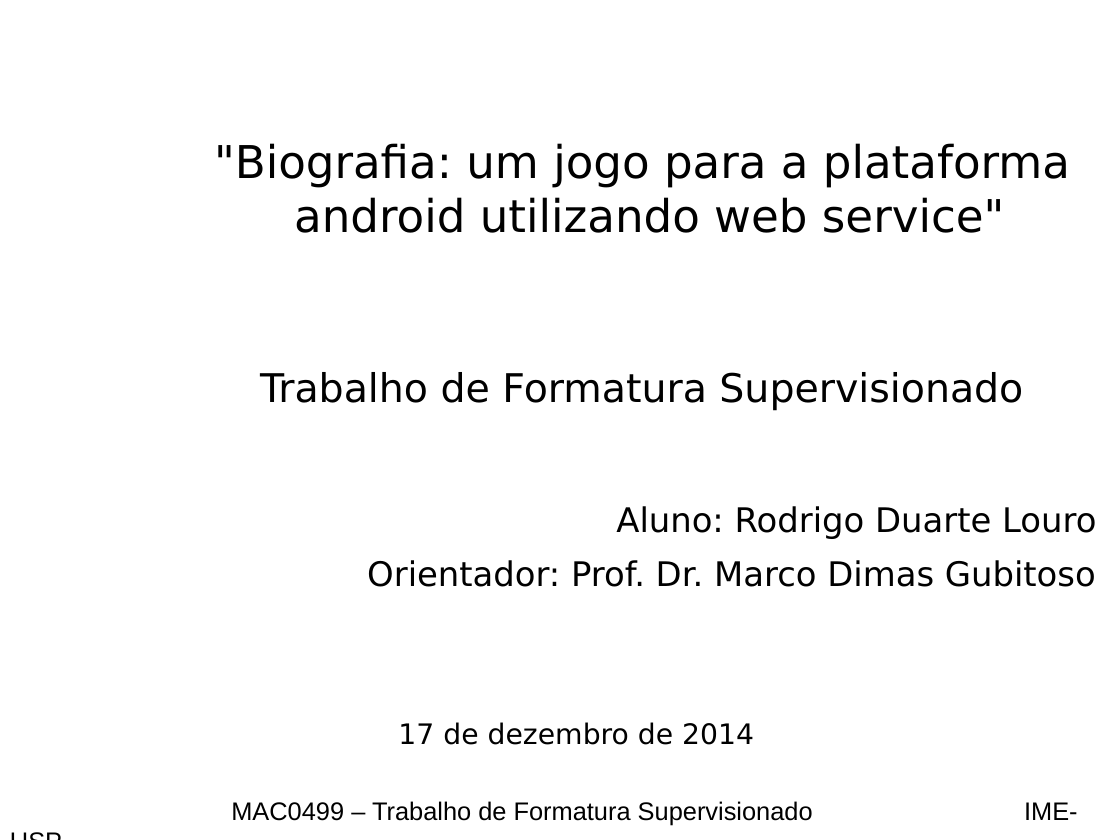
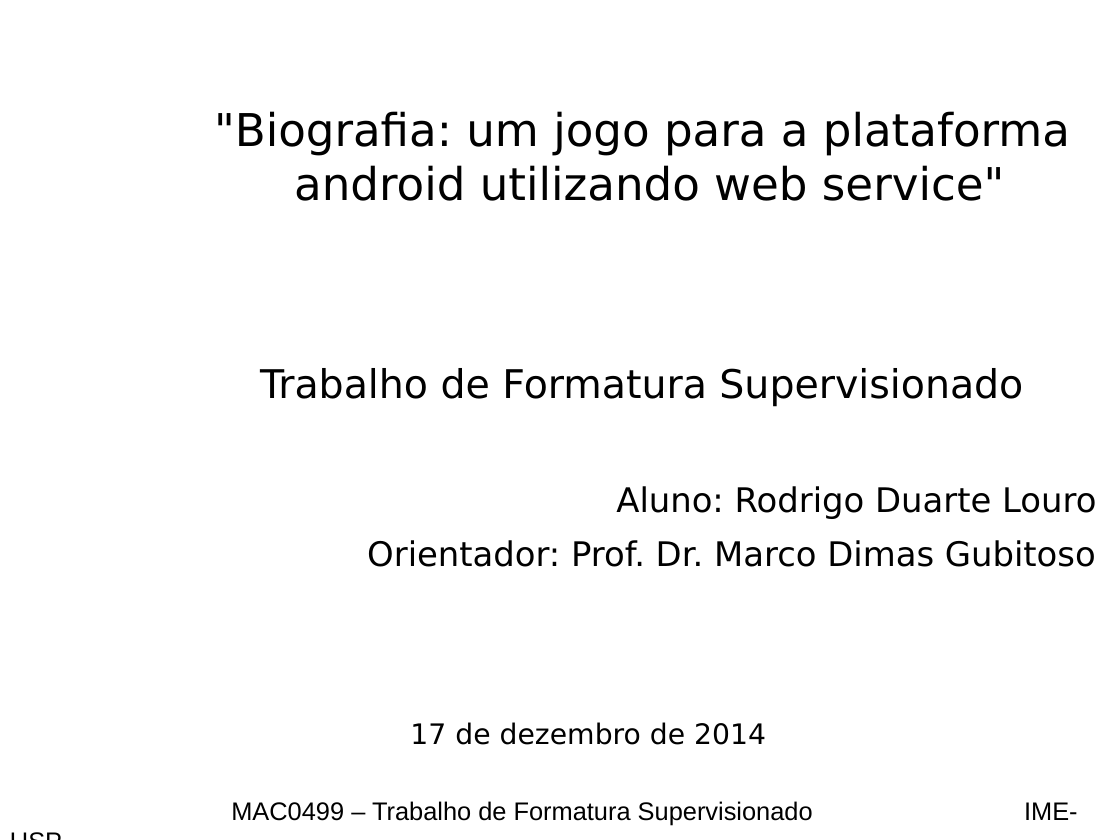
Before and after one commit to murch2/TCC, a slide deck: slide 1 of apresentacao/slides.odp. Drawn at 1120x840 pixels with LibreOffice and Linux fonts; fonts in the diff are those of the drawing; background and template pictures are left out. Boxes give left, top, right and bottom in pixels: in the first picture for what was removed or moved away, otherwise in the second. Text is boxed around its words. In the diff, an @@ line names an element or a change of style, - is before the commit and + after.

Commit message:
Slides

```diff
--- a/apresentacao/slides.odp
+++ b/apresentacao/slides.odp
@@ text ""Biografia: um jogo para a ...": place and size @@
-text ""Biografia: um jogo para a ..." at bbox=[214, 143, 1070, 233]
+text ""Biografia: um jogo para a ..." at bbox=[214, 111, 1070, 201]
@@ text "Trabalho de Formatura Supervisionado": place and size @@
-text "Trabalho de Formatura Supervisionado" at bbox=[260, 372, 1023, 411]
+text "Trabalho de Formatura Supervisionado" at bbox=[260, 368, 1023, 407]
@@ text "Aluno: Rodrigo Duarte Louro": place and size @@
-text "Aluno: Rodrigo Duarte Louro" at bbox=[616, 506, 1096, 539]
+text "Aluno: Rodrigo Duarte Louro" at bbox=[616, 486, 1096, 519]
@@ text "Orientador: Prof. Dr. Marco Dimas ...": place and size @@
-text "Orientador: Prof. Dr. Marco Dimas ..." at bbox=[367, 560, 1096, 587]
+text "Orientador: Prof. Dr. Marco Dimas ..." at bbox=[367, 540, 1096, 567]
@@ text "17 de dezembro de 2014": place and size @@
-text "17 de dezembro de 2014" at bbox=[398, 722, 754, 745]
+text "17 de dezembro de 2014" at bbox=[410, 722, 766, 745]
```
Also in this commit, not shown: 2 slides added, 2 slides removed, 1 other file.
